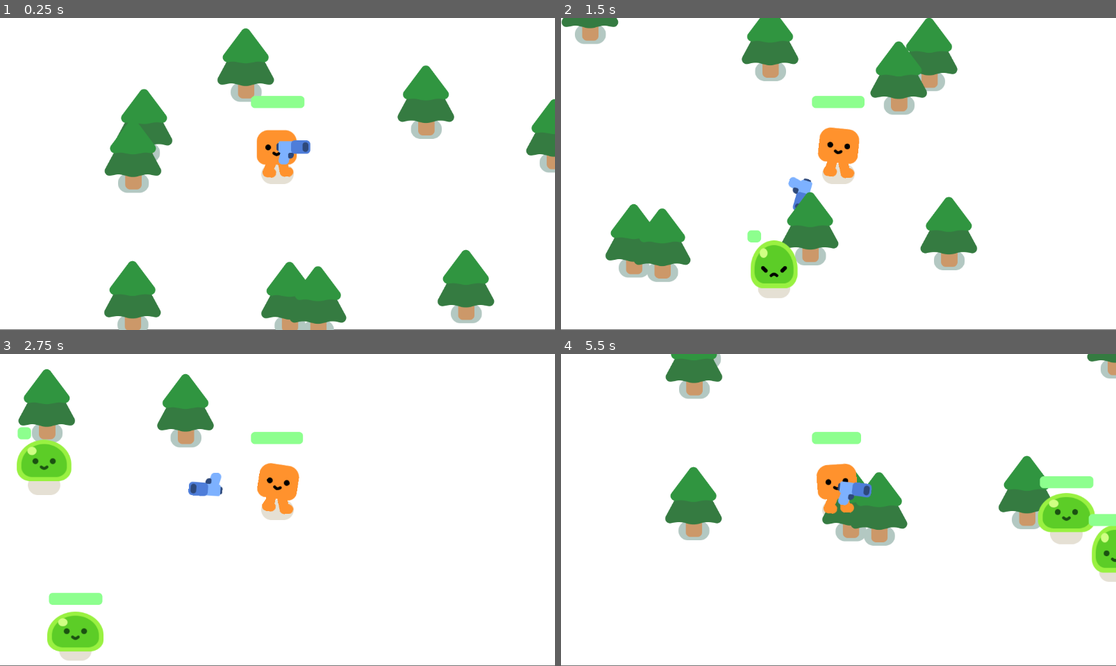
Above: before the commit, frames 1-4 (two rows, left to right).
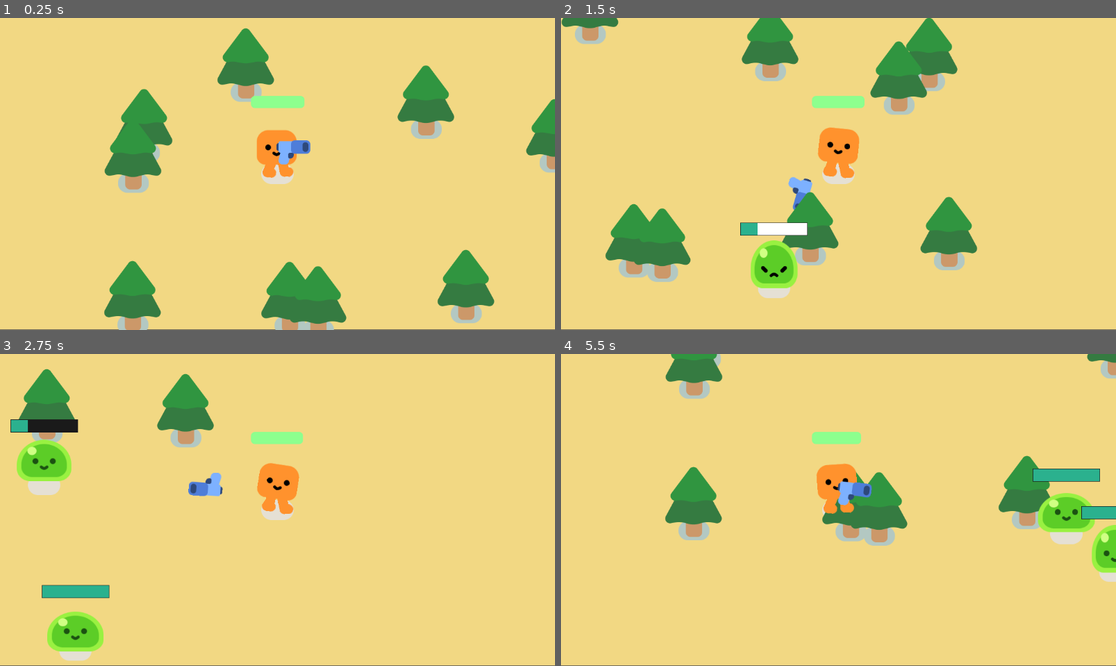
Above: after the commit, the same moments.

Repository: ryan-mai/Very-Fun-2D-Game
Game: Godot game, scene res://survivor_game.tscn
Same seed, same stepped clock (60 frames per second), same inputs: the game is played once before the commit and once after it.
Inputs:
- Up to frame 1 (0.25 s): no input
- Up to frame 2 (1.5 s): tap Enter at 0.5 s; hold Right (ui_right) 0.53-1.28 s; hold Down (ui_down) from 1.28 s (still down)
- Up to frame 3 (2.75 s): release Down (ui_down) at 2.03 s; hold Right (ui_right) from 2.03 s (still down)
- Up to frame 4 (5.5 s): release Right (ui_right) at 2.78 s; hold Up (ui_up) 2.78-3.53 s; hold Left (ui_left) 3.53-5.03 s; hold Down (ui_down) from 5.03 s (still down)

The runs differ from the first frame. In frame 1, 87% of the frame differs, in the area x 0-100%, y 0-100%; in frame 2, 87%; in frame 3, 93%; in frame 4, 91%.

Commit message:
Added burst firing + health animation

Diff:
--- a/enemy.gd
+++ b/enemy.gd
@@ -7,6 +7,8 @@
 
 func _ready():
 	%Slime.play_walk()
+	%HealthBar.init_health(health)
+
 
 func _physics_process(_delta):
 	var direction = global_position.direction_to(player.global_position)
@@ -16,7 +18,7 @@
 func take_damage():
 	%Slime.play_hurt()
 	health -= 1
-	%HealthBar.value = health*25
+	%HealthBar.health = health
 
 	if health == 0:
 		const SMOKE_SCENE = preload("res://smoke_explosion/smoke_explosion.tscn")
--- a/enemy.tscn
+++ b/enemy.tscn
@@ -1,19 +1,11 @@
-[gd_scene load_steps=6 format=3 uid="uid://bsroha38vqcik"]
+[gd_scene load_steps=5 format=3 uid="uid://bsroha38vqcik"]
 
 [ext_resource type="Script" uid="uid://b4cjjh3kmpfh3" path="res://enemy.gd" id="1_4gyqm"]
 [ext_resource type="PackedScene" uid="uid://ogik4s70pgwl" path="res://characters/slime/slime.tscn" id="1_7k104"]
+[ext_resource type="PackedScene" uid="uid://dn8dq2tkn65eu" path="res://health_bar.tscn" id="3_qi2p4"]
 
 [sub_resource type="CircleShape2D" id="CircleShape2D_4gyqm"]
 radius = 64.0312
-
-[sub_resource type="StyleBoxEmpty" id="StyleBoxEmpty_4gyqm"]
-
-[sub_resource type="StyleBoxFlat" id="StyleBoxFlat_4gyqm"]
-bg_color = Color(0.551554, 1, 0.555816, 1)
-corner_radius_top_left = 8
-corner_radius_top_right = 8
-corner_radius_bottom_right = 8
-corner_radius_bottom_left = 8
 
 [node name="enemy" type="CharacterBody2D"]
 collision_layer = 2
@@ -35,17 +27,12 @@
 position = Vector2(0, -3)
 shape = SubResource("CircleShape2D_4gyqm")
 
-[node name="HealthBar" type="ProgressBar" parent="."]
+[node name="HealthBar" parent="." instance=ExtResource("3_qi2p4")]
 unique_name_in_owner = true
-offset_left = -55.0
-offset_top = -95.0
-offset_right = 56.0
-offset_bottom = -70.0
-theme_override_colors/font_color = Color(0.158472, 0.158472, 0.158472, 1)
-theme_override_styles/background = SubResource("StyleBoxEmpty_4gyqm")
-theme_override_styles/fill = SubResource("StyleBoxFlat_4gyqm")
-value = 100.0
-show_percentage = false
+offset_left = -69.0
+offset_top = -110.0
+offset_right = 69.0
+offset_bottom = -85.0
 
 [connection signal="mouse_entered" from="HurtBox" to="." method="_on_hurt_box_mouse_entered"]
 [connection signal="mouse_exited" from="HurtBox" to="." method="_on_hurt_box_mouse_exited"]
--- /dev/null
+++ b/health_bar.gd
@@ -0,0 +1,29 @@
+extends ProgressBar
+
+@onready var timer = $RecentTimer
+
+var health = 0: set = _set_health
+
+
+func _set_health(new_health):
+	var prev_health = health
+	health = min(max_value, new_health)
+	value = health
+
+	if health <= 0:
+		queue_free()
+
+	if health < prev_health:
+		$RecentTimer.start()
+	else:
+		$DamageBar.value = health
+
+func init_health(_health):
+	health = _health
+	max_value = health
+	value = health
+	$DamageBar.max_value = health
+	$DamageBar.value = health
+
+func _on_recent_timer_timeout() -> void:
+	$DamageBar.value = health
--- /dev/null
+++ b/health_bar.tscn
@@ -0,0 +1,49 @@
+[gd_scene load_steps=6 format=3 uid="uid://dn8dq2tkn65eu"]
+
+[ext_resource type="Script" uid="uid://dlk5t7hjq22me" path="res://health_bar.gd" id="1_m7ell"]
+
+[sub_resource type="StyleBoxEmpty" id="StyleBoxEmpty_kdjhy"]
+
+[sub_resource type="StyleBoxFlat" id="StyleBoxFlat_srckl"]
+bg_color = Color(0.168624, 0.695784, 0.556619, 1)
+
+[sub_resource type="StyleBoxFlat" id="StyleBoxFlat_1r8bn"]
+bg_color = Color(0.103744, 0.103744, 0.103743, 1)
+expand_margin_left = 1.0
+expand_margin_top = 1.0
+expand_margin_right = 1.0
+expand_margin_bottom = 1.0
+shadow_color = Color(0, 0, 0, 0.27451)
+shadow_offset = Vector2(0, 1)
+
+[sub_resource type="StyleBoxFlat" id="StyleBoxFlat_dxn08"]
+bg_color = Color(1, 1, 1, 1)
+
+[node name="HealthBar" type="ProgressBar"]
+z_index = 1
+offset_right = 240.0
+offset_bottom = 27.0
+theme_override_styles/background = SubResource("StyleBoxEmpty_kdjhy")
+theme_override_styles/fill = SubResource("StyleBoxFlat_srckl")
+value = 45.0
+show_percentage = false
+script = ExtResource("1_m7ell")
+
+[node name="DamageBar" type="ProgressBar" parent="."]
+unique_name_in_owner = true
+z_index = -1
+layout_mode = 1
+anchors_preset = 15
+anchor_right = 1.0
+anchor_bottom = 1.0
+grow_horizontal = 2
+grow_vertical = 2
+theme_override_styles/background = SubResource("StyleBoxFlat_1r8bn")
+theme_override_styles/fill = SubResource("StyleBoxFlat_dxn08")
+value = 80.0
+show_percentage = false
+
+[node name="RecentTimer" type="Timer" parent="."]
+unique_name_in_owner = true
+
+[connection signal="timeout" from="RecentTimer" to="." method="_on_recent_timer_timeout"]
--- a/survivor_game.tscn
+++ b/survivor_game.tscn
@@ -20,6 +20,7 @@
 [node name="ColorRect" type="ColorRect" parent="CanvasLayer"]
 offset_right = 1153.0
 offset_bottom = 647.0
+color = Color(0.949291, 0.847356, 0.514036, 1)
 
 [node name="Player" parent="." instance=ExtResource("1_8id3q")]
 position = Vector2(394, 284)
Not shown, added: health_bar.gd.uid
